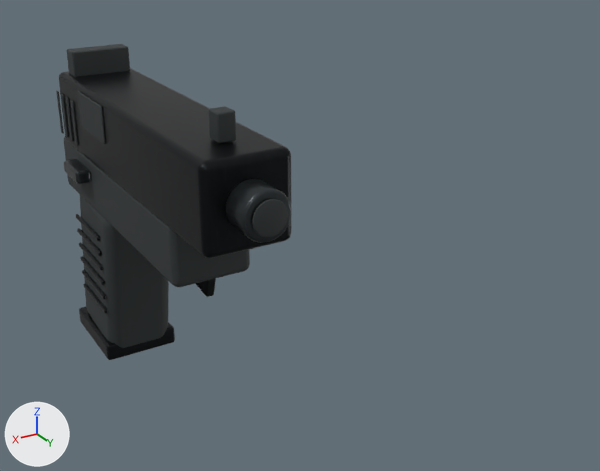
Before and after pictures for a commit that changed the glTF model models/csgo/usp.glb.
Camera for both pictures: a 50 mm lens placed at (0.156, 0.457, 0.156), pointed at (-0.038, 0.134, -0.006). The axes (+X, +Y, +Z) are drawn at lower left. The lights are the same throughout. The first picture is the older version. Where no turn or scale is listed for an object, it has been applied to the vertices. Vertices at exactly the same position are counted once.

Names of what the first picture shows: 'weapon_Machined edges', 'weapon_Parkerized steel', 'weapon_Polymer'.
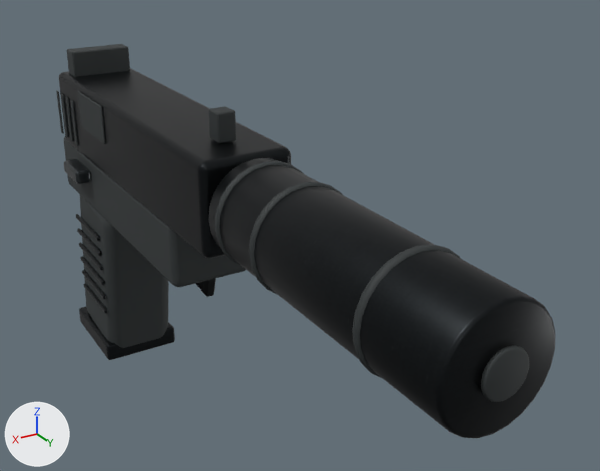
What the commit changed:
me_cube_009 is used by ob_weapon_parkerized_steel; location (0.022, -0.025, -0.045).
me_cube_009 had 792 vertices, 1540 faces and spanned x -0.045..0.001, y -0.041..0.18, z -0.087..0.093.
me_cube_009 now has 936 vertices, 1824 faces and spans x -0.045..0.001, y -0.041..0.335, z -0.087..0.093.
me_cube_009 part 1: a new loose piece of 144 vertices spanning x -0.045..0.001, y 0.185..0.335, z 0.047..0.093, in mat_parkerized_steel (picture img_parkerized_steel_finish).
me_cylinder_001 is used by ob_weapon_polymer; location (0.0, 0.173, 0.025).
me_cylinder_001 had 904 vertices, 1768 faces and spanned x -0.022..0.023, y -0.237..0.001, z -0.155..0.037.
me_cylinder_001 now has 1456 vertices, 2856 faces and spans x -0.024..0.024, y -0.237..0.14, z -0.155..0.037.
me_cylinder_001 part 2: the loose piece of 120 vertices spanning x -0.009..0.009, y -0.001..0.001, z -0.009..0.009 is copied, and the copy is moved by (0.0, 0.139, 0.0); it spans x -0.009..0.009, y 0.138..0.14, z -0.009..0.009.
me_cylinder_001 part 3: a new loose piece of 144 vertices spanning x -0.024..0.024, y -0.005..-0.001, z -0.024..0.024, in mat_polymer (dark grey #2d3233).
me_cylinder_001 part 4: a new loose piece of 144 vertices spanning x -0.024..0.024, y 0.025..0.029, z -0.024..0.024, in mat_polymer (dark grey #2d3233).
me_cylinder_001 part 5: a new loose piece of 144 vertices spanning x -0.024..0.024, y 0.095..0.099, z -0.024..0.024, in mat_polymer (dark grey #2d3233).

What differs and where, as boxes [x1, y1, x2, y2] in the pictures (600 x 471 px):
'weapon_Parkerized steel', reshaped (114% wider, 27% taller)
    before: [59, 68, 291, 360]
    after: [59, 68, 556, 438]
'weapon_Polymer', reshaped (103% wider, 18% taller)
    before: [56, 44, 288, 348]
    after: [56, 44, 529, 402]
part 1 of me_cube_009, added
    after: [209, 158, 556, 438]
part 2 of me_cylinder_001, added
    after: [481, 345, 529, 402]
part 3 of me_cylinder_001, added
    after: [215, 161, 304, 266]
part 4 of me_cylinder_001, added
    after: [249, 182, 343, 295]
part 5 of me_cylinder_001, added
    after: [352, 244, 461, 379]
'weapon_Machined edges', unchanged, covered by the edit
    before: [64, 159, 292, 243]
    after: [64, 159, 91, 184]
